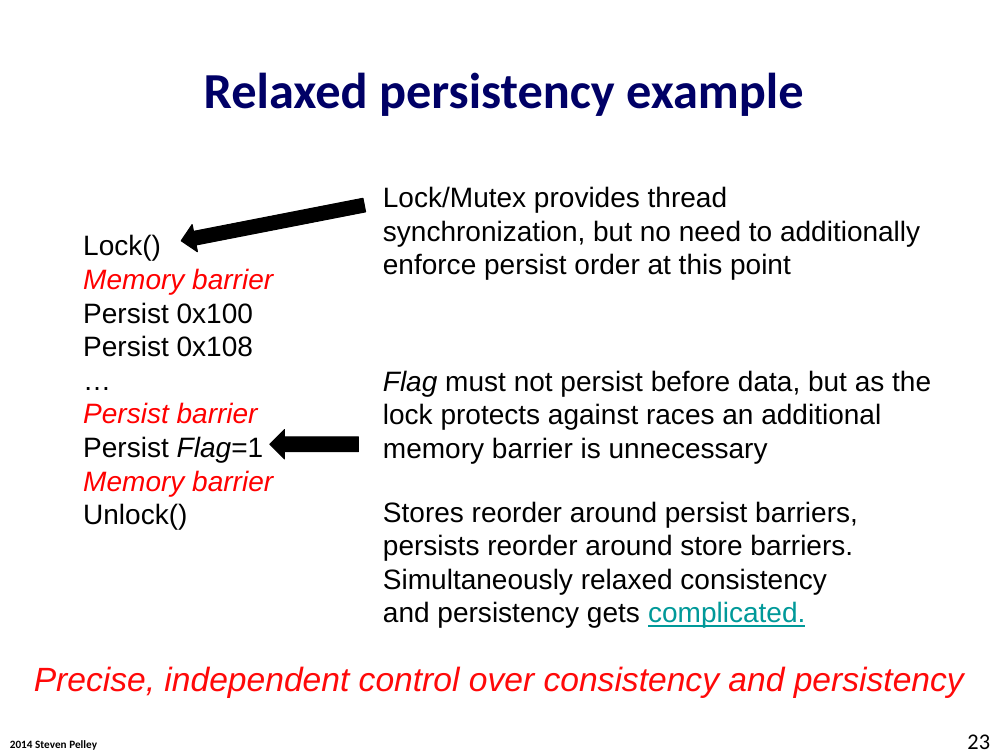
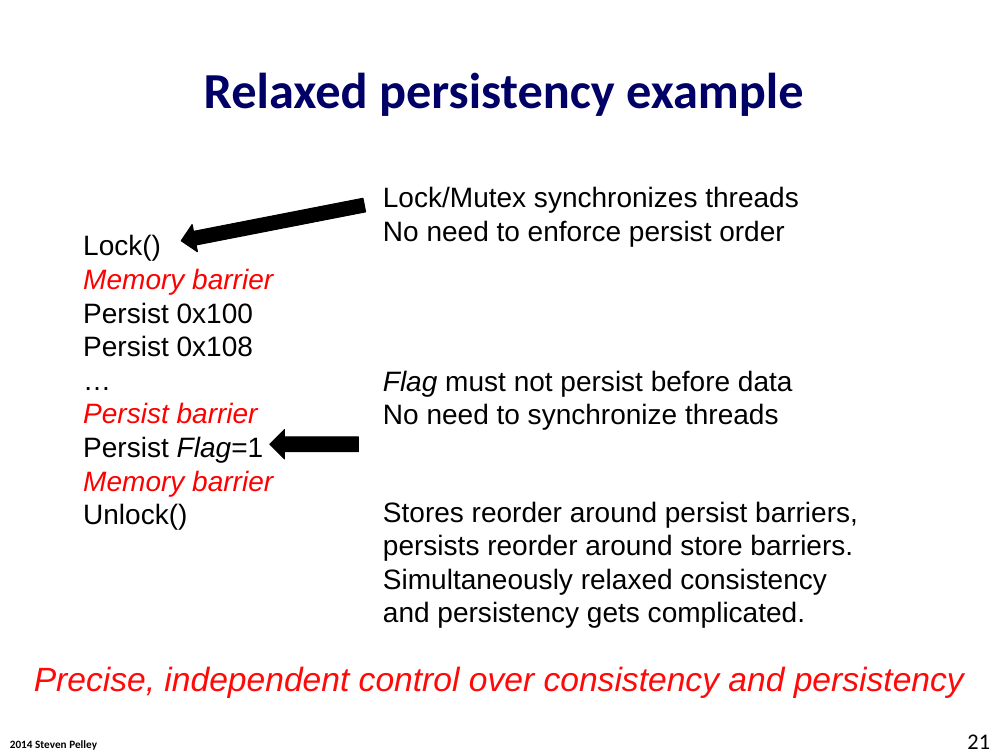
Before and after one commit to Abulila/dissertation, a slide deck: slide 21 of proposal/defense.pptx (slide 23 before the commit). Drawn at 1008x756 pixels with LibreOffice and Linux fonts; fonts in the diff are those of the drawing; background and template pictures are left out. Boxes give left, top, right and bottom in pixels: in the first picture for what was removed or moved away, otherwise in the second. Text is boxed around its words. In the diff, an @@ line names an element or a change of style, - is before the commit and + after.

```diff
--- a/proposal/defense.pptx
+++ b/proposal/defense.pptx
@@ text at bbox=[383, 186, 798, 246]: text changed @@
-Lock/Mutex provides thread synchronization, but no need to additionally enforce persist order at this point
+Lock/Mutex synchronizes threads
+No need to enforce persist order
@@ text at bbox=[383, 370, 793, 429]: text changed @@
-Flag must not persist before data, but as the lock protects against races an additional memory barrier is unnecessary
+Flag must not persist before data
+No need to synchronize threads
@@ text at bbox=[383, 568, 826, 628]: text colour #009999 to #000000, underline off in "complicated." @@
@@ page number at bbox=[967, 734, 990, 749]: text changed @@
-23
+21
```
Also in this commit, not shown: 9 other slides changed, 2 slides added.
